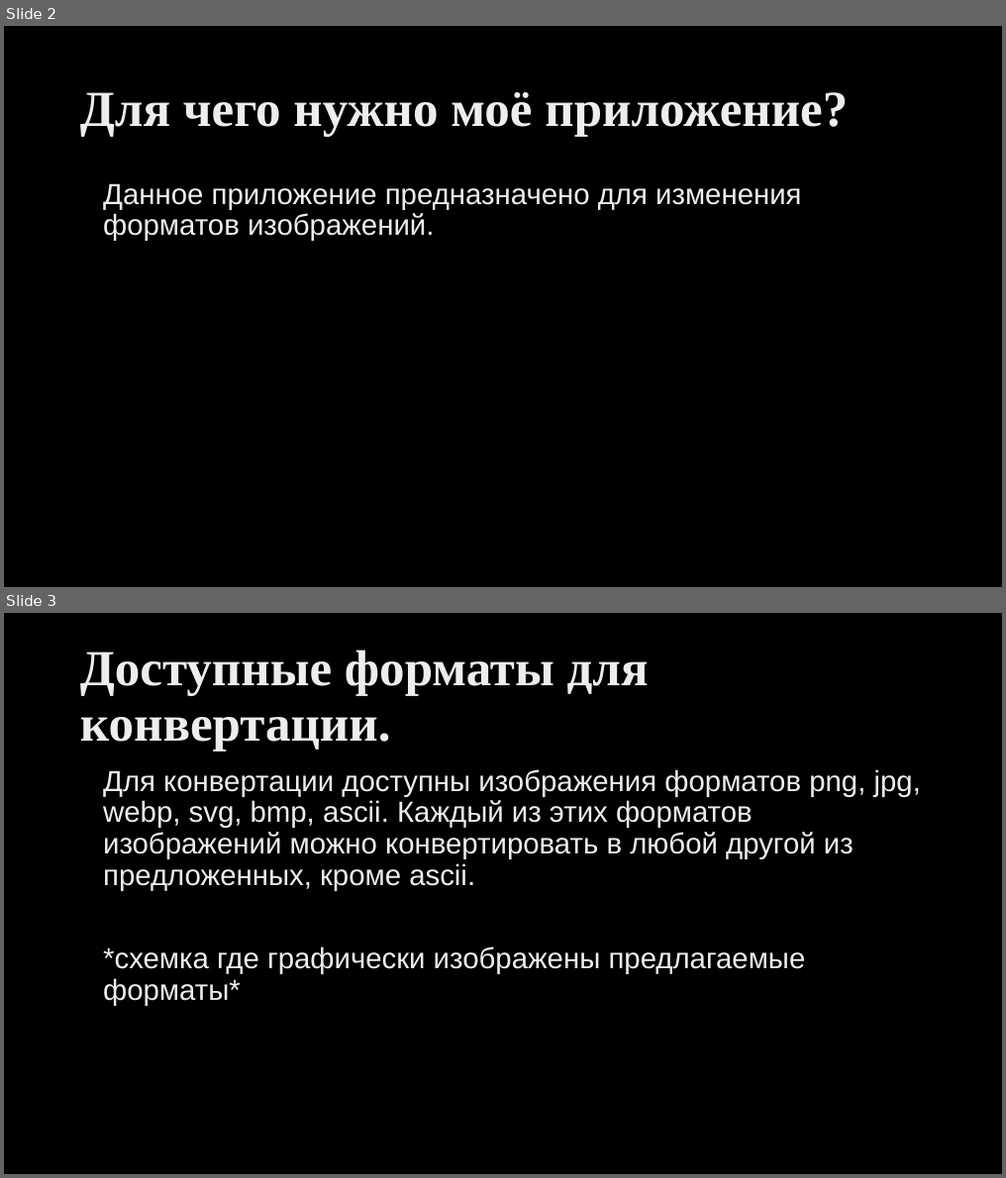
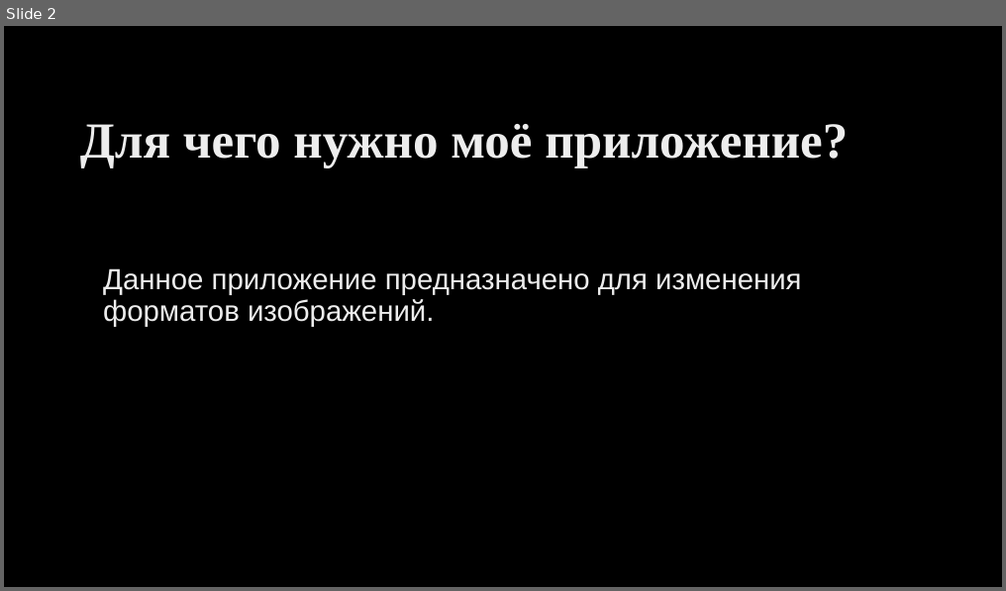
Before and after one commit to Concroach/Converter, a slide deck: Презентация Конвертер форматов изображений.pptx. Shown one above the other, each under a label of ours: slides 2 and 3 before the commit, slide 2 after it. The pictures are 1006x1178 and 1006x591 pixels, drawn with LibreOffice and Linux fonts; fonts in the diff are those of the drawing; background and template pictures are left out. Boxes give left, top, right and bottom in pixels: in the first picture for what was removed or moved away, otherwise in the second. Text is boxed around its words. In the diff, an @@ line names an element or a change of style, - is before the commit and + after.

```diff
--- a/Презентация Конвертер форматов изображений.pptx
+++ b/Презентация Конвертер форматов изображений.pptx
@@ slide 3 removed at (4,613,1002,1174), background picture (left out) @@
@@ title removed at (80,650,648,752) @@
-Доступные форматы для конвертации.
@@ text removed at (103,769,921,1006) @@
-Для конвертации доступны изображения форматов png, jpg, webp, svg, bmp, ascii. Каждый из этих форматов изображений можно конвертировать в любой другой из предложенных, кроме ascii.
-*схемка где графически изображены предлагаемые форматы*
@@ slide 2 changed as well @@
@@ title "Для чего нужно моё приложение?": place and size @@
-title "Для чего нужно моё приложение?" at (80,92,847,137)
+title "Для чего нужно моё приложение?" at (80,124,847,169)
@@ title "Для чего нужно моё приложение?" at (80,124,847,169): text colour gradient #DEDEDE to #EDEDED to #FFFFFF to gradient #BFBFBF to #EDEDED to #FFFFFF @@
@@ text "Данное приложение предназначено для изменения ..." at (103,269,801,327): text colour gradient #DEDEDE to #EDEDED to #FFFFFF to gradient #BFBFBF to #EDEDED to #FFFFFF @@
@@ text "Данное приложение предназначено для изменения ...": place and size @@
-text "Данное приложение предназначено для изменения ..." at (103,183,801,241)
+text "Данное приложение предназначено для изменения ..." at (103,269,801,327)
```
Also in this commit, not shown: 3 other slides changed, 2 slides added, 1 other slide removed.
